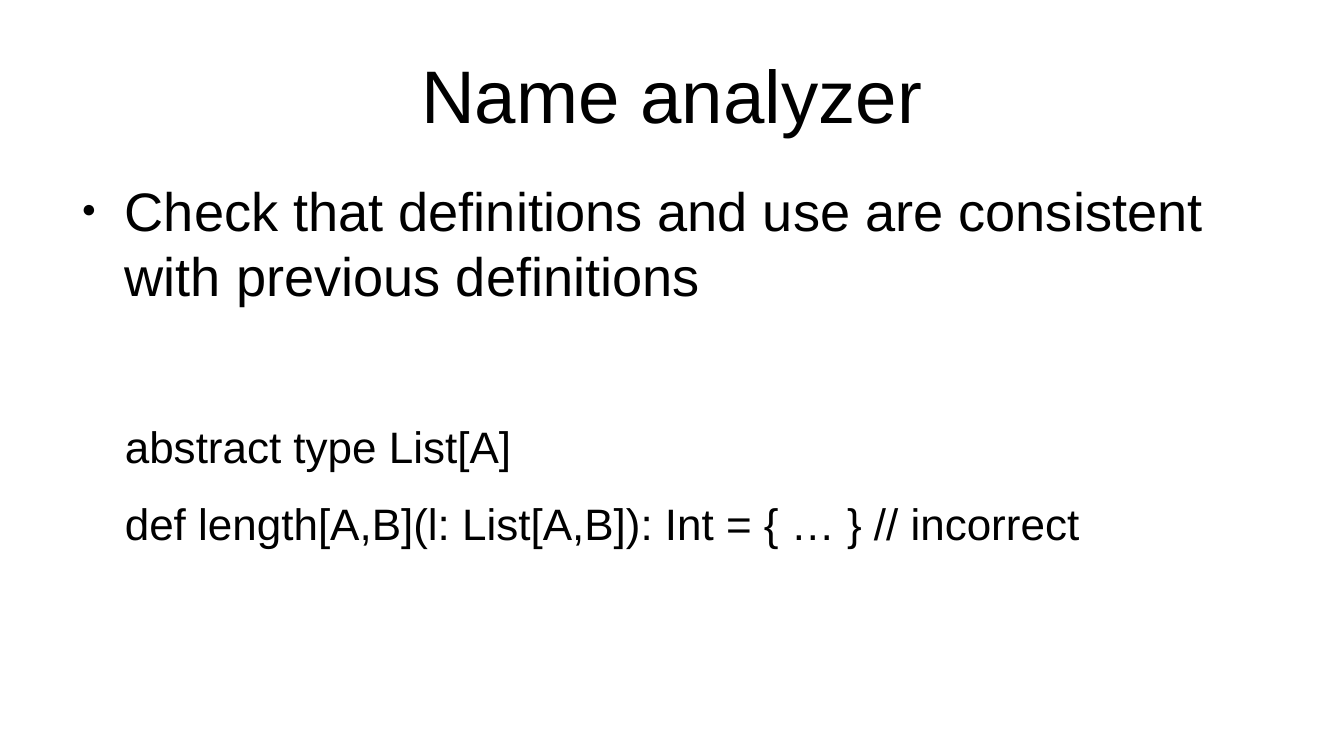
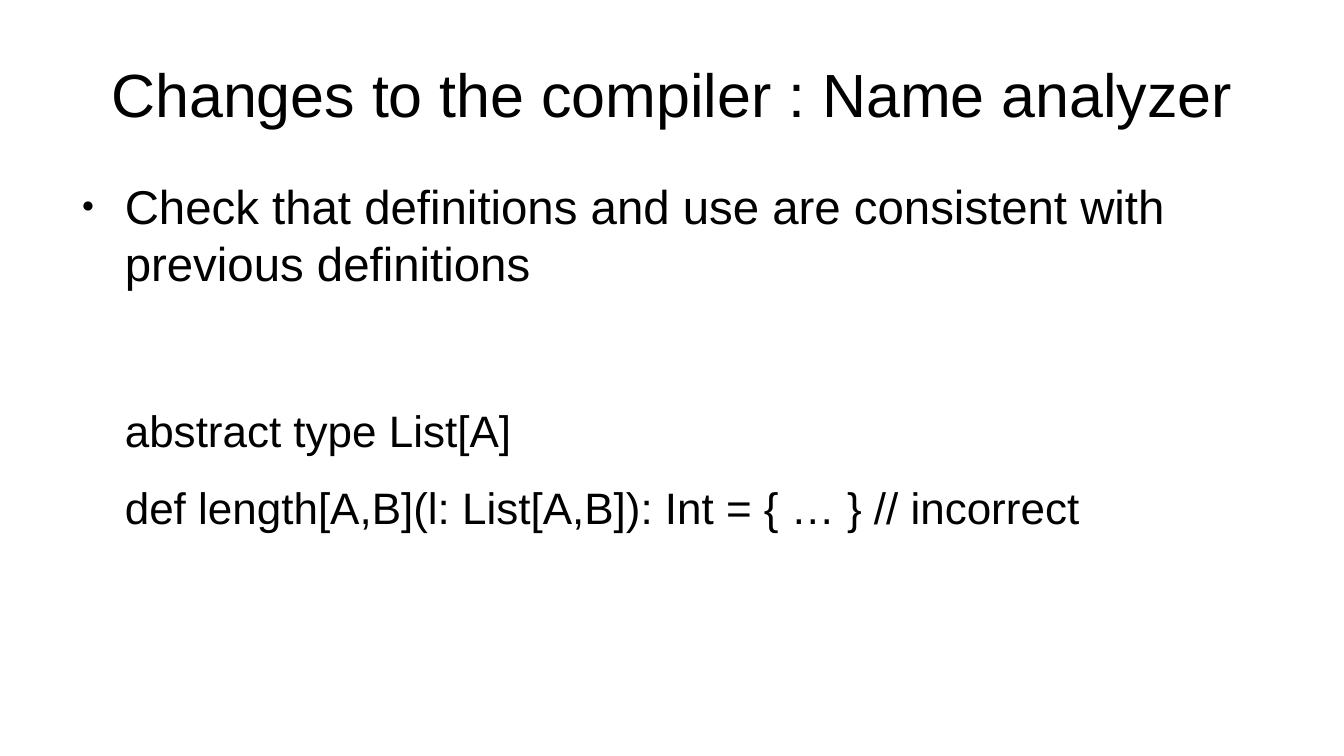
Before and after one commit to SFulpius/CLP-lab07, a slide deck: slide 7 of lab07_presentation.odp. Drawn at 1344x756 pixels with LibreOffice and Linux fonts; fonts in the diff are those of the drawing. Boxes give left, top, right and bottom in pixels: in the first picture for what was removed or moved away, otherwise in the second. Text is boxed around its words. In the diff, an @@ line names an element or a change of style, - is before the commit and + after.

```diff
--- a/lab07_presentation.odp
+++ b/lab07_presentation.odp
@@ title at (111,72,1232,128): text changed; size 44 to 36 pt @@
-Name analyzer
+Changes to the compiler : Name analyzer
@@ text at (125,189,1164,290): size 32 to 28 pt in "Check that definitions and use are consistent ..." @@
```
Also in this commit, not shown: 7 other slides changed, 1 other file.
